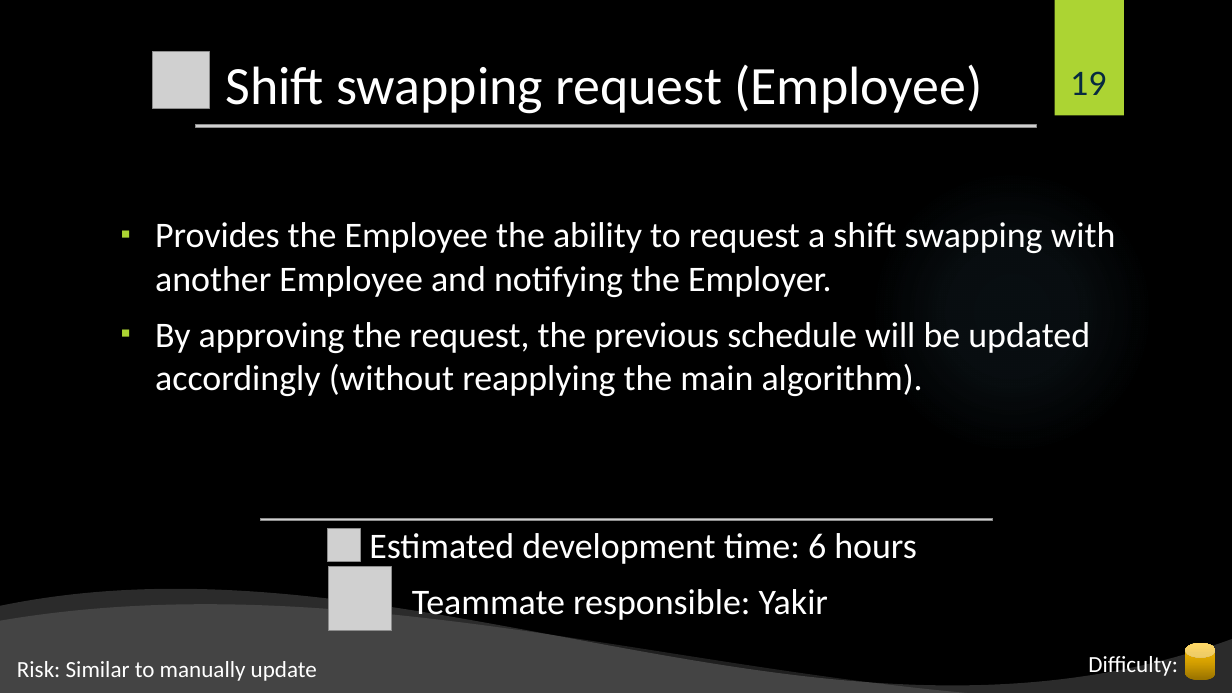
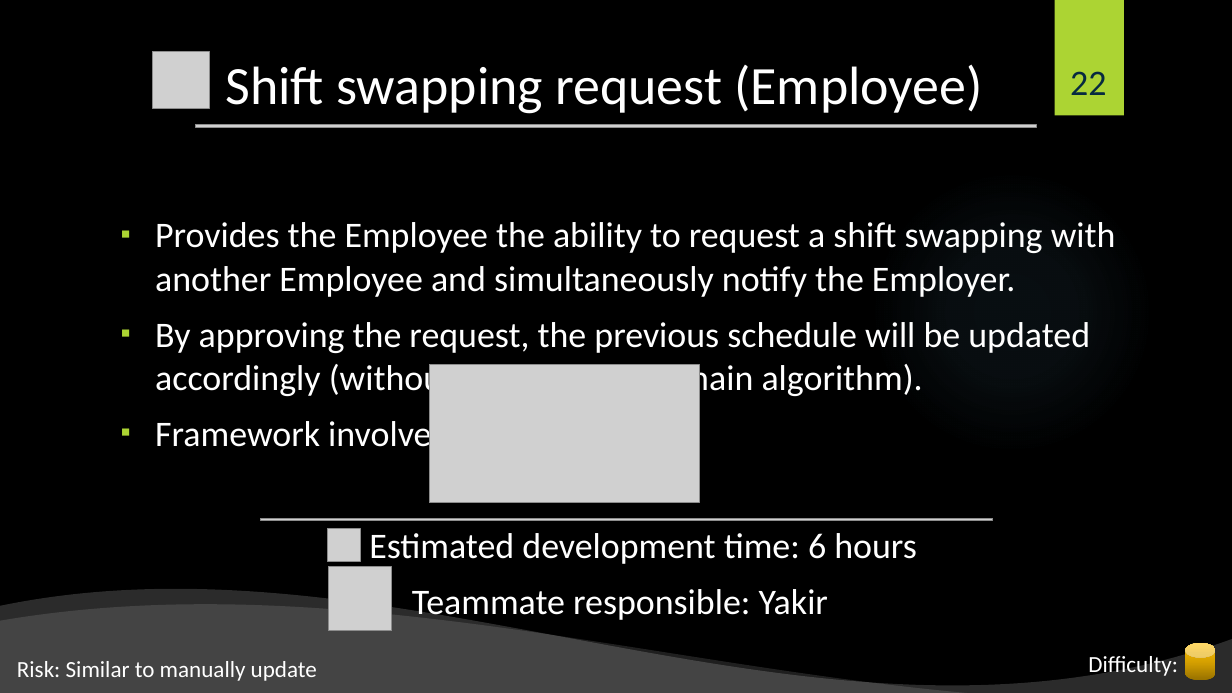
Before and after one commit to shiftlyapp/Shiftly, a slide deck: slide 22 of Backlog.pptx (slide 19 before the commit). Drawn at 1232x693 pixels with LibreOffice and Linux fonts; fonts in the diff are those of the drawing; grey boxes stand for pictures; background and template pictures are left out. Boxes give left, top, right and bottom in pixels: in the first picture for what was removed or moved away, otherwise in the second. Text is boxed around its words. In the diff, an @@ line names an element or a change of style, - is before the commit and + after.

```diff
--- a/Backlog.pptx
+++ b/Backlog.pptx
@@ page number at <box>1070,71,1106,95</box>: text changed @@
-19
+22
@@ text at <box>155,222,1116,297</box>: text changed @@
-▪ Provides the Employee the ability to request a shift swapping with another Employee and notifying the Employer.
+▪ Provides the Employee the ability to request a shift swapping with another Employee and simultaneously notify the Employer.
@@ picture added at <box>430,365,700,504</box> @@
@@ text at <box>155,416,460,455</box>: paragraph added @@
+▪ Framework involved:
```
Also in this commit, not shown: 15 other slides changed, 3 slides added.
